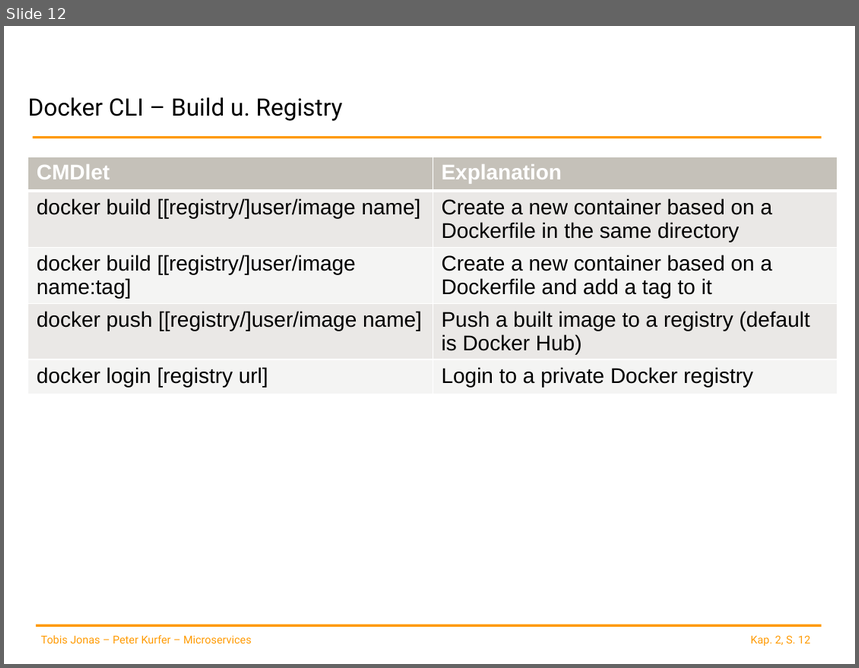
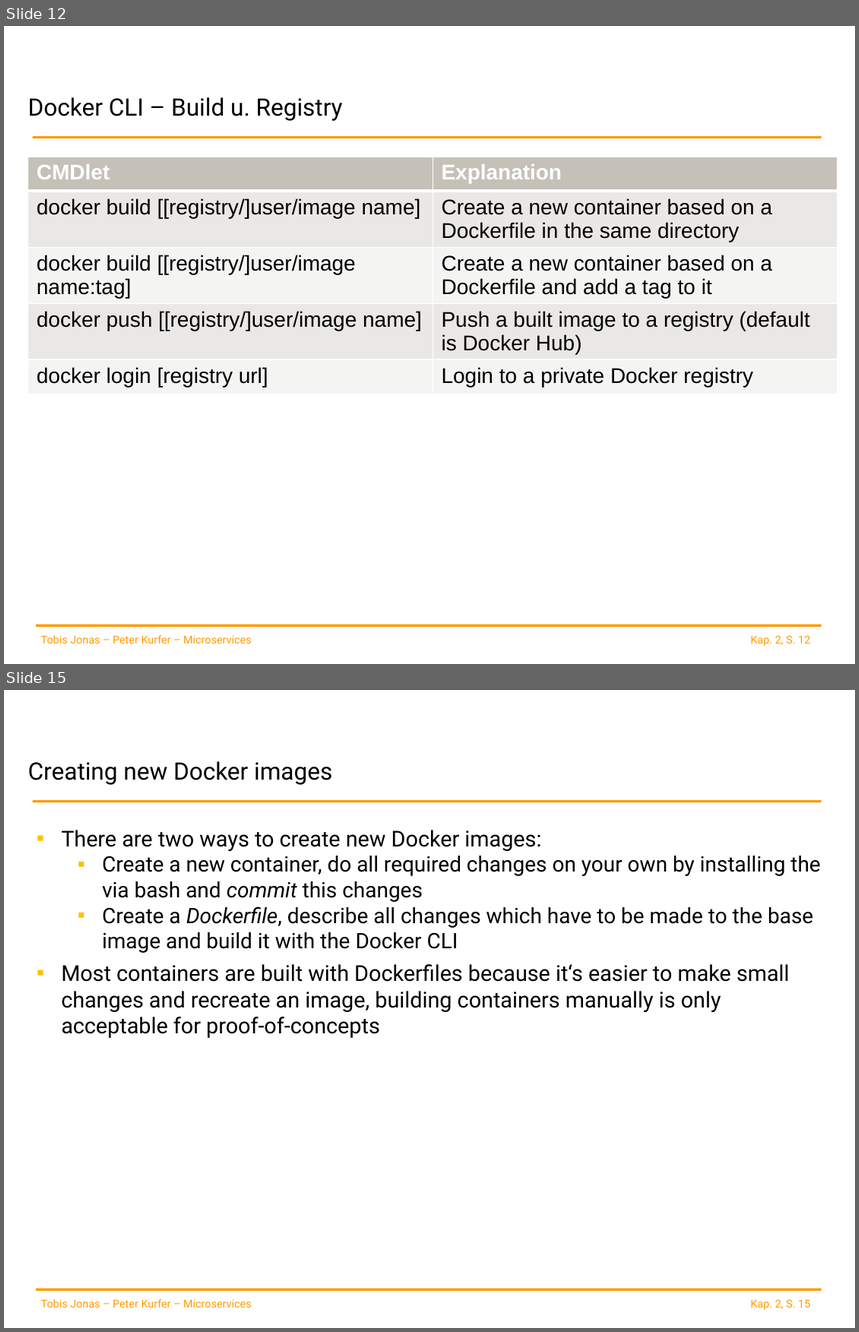
Before and after one commit to spoeck/Lectures, a slide deck: 02-Container-and-Provisioning/ContainerProvisioning.pptx. Shown one above the other, each under a label of ours: slide 12 before the commit, slides 12 and 15 after it; the slides between them are not shown. The pictures are 859x668 and 859x1332 pixels, drawn with LibreOffice and Linux fonts; fonts in the diff are those of the drawing; background and template pictures are left out. Boxes give left, top, right and bottom in pixels: in the first picture for what was removed or moved away, otherwise in the second. Text is boxed around its words. In the diff, an @@ line names an element or a change of style, - is before the commit and + after.

Commit message:
added slides about Docker image creation and Dockerfile spec

```diff
--- a/02-Container-and-Provisioning/ContainerProvisioning.pptx
+++ b/02-Container-and-Provisioning/ContainerProvisioning.pptx
@@ slide 15 added at <box>4,690,855,1328</box>, background #FFFFFF; not listed: 4 template elements that a slide beside it also shows @@
@@ title added at <box>28,761,332,785</box>, 20.3 pt, text #000000 @@
+Creating new Docker images
@@ text added at <box>61,830,820,1038</box>, 18.5 pt, text #000000 @@
+▪ There are two ways to create new Docker images:
+  ▪ Create a new container, do all required changes on your own by installing the via bash and commit this changes
+  ▪ Create a Dockerfile, describe all changes which have to be made to the base image and build it with the Docker CLI
+▪ Most containers are built with Dockerfiles because it‘s easier to make small changes and recreate an image, building containers manually is only acceptable for proof-of-concepts
```
Also in this commit, not shown: 2 slides changed, 5 other slides added.
